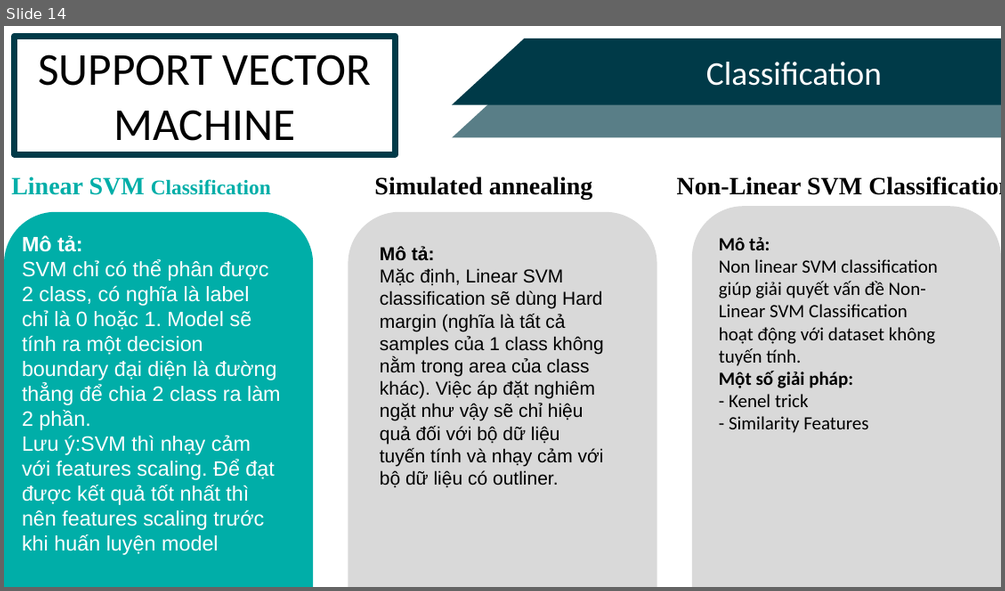
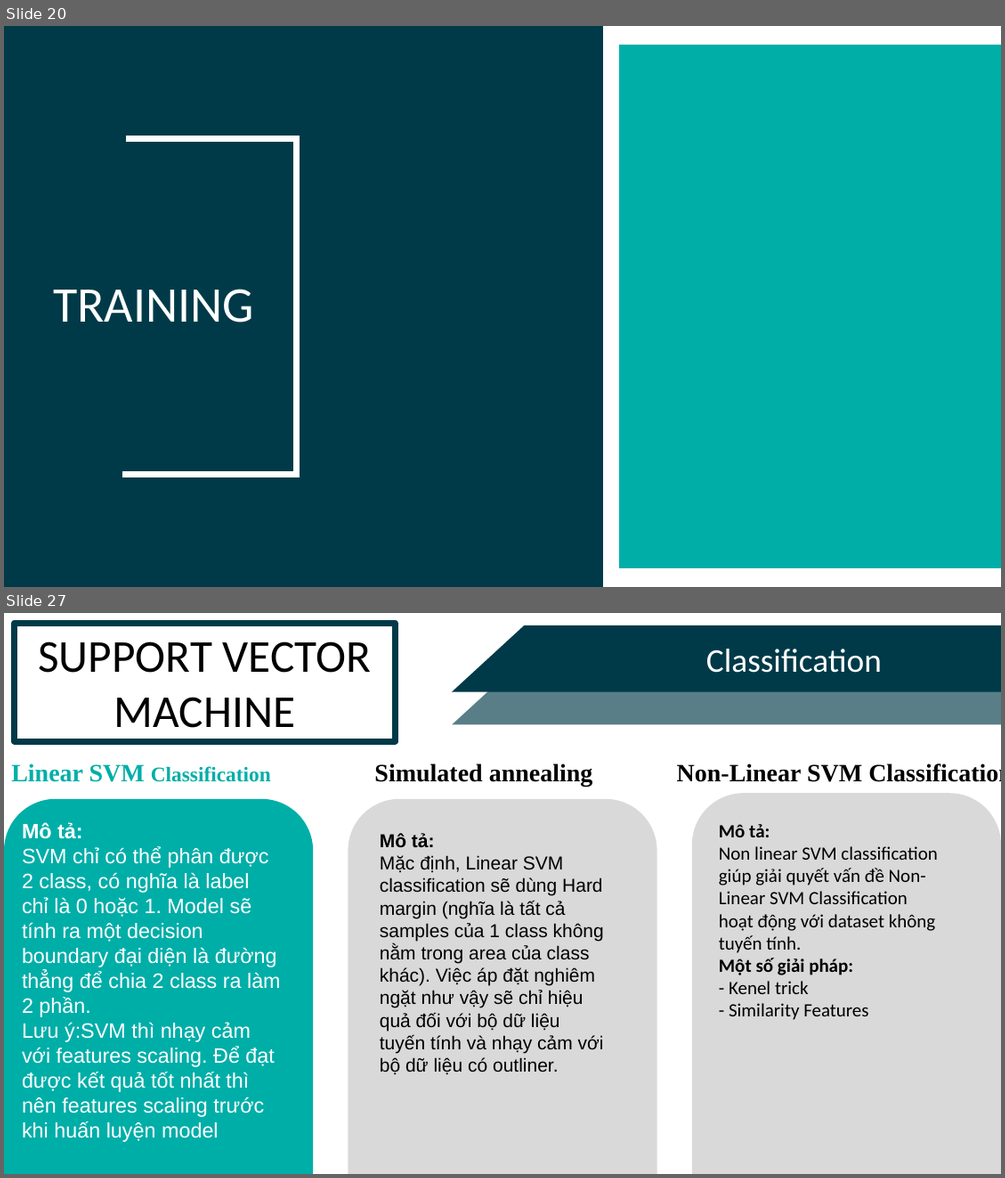
Before and after one commit to leecuongv/RealtimeMaskDetection, a slide deck: Nhom3_BaoCaoCuoiKy.pptx. Shown one above the other, each under a label of ours: slide 14 before the commit, slides 20 and 27 after it; the slides between them are not shown. The pictures are 1005x591 and 1005x1178 pixels, drawn with LibreOffice and Linux fonts; fonts in the diff are those of the drawing. Boxes give left, top, right and bottom in pixels: in the first picture for what was removed or moved away, otherwise in the second. Text is boxed around its words. In the diff, an @@ line names an element or a change of style, - is before the commit and + after.

```diff
--- a/Nhom3_BaoCaoCuoiKy.pptx
+++ b/Nhom3_BaoCaoCuoiKy.pptx
@@ slide 20 added at (4, 26, 1001, 587), background #FFFFFF @@
@@ rectangle added at (4, 26, 603, 587), fill #003A48 @@
@@ rectangle added at (4, 45, 303, 560), fill #003A48 @@
@@ rectangle added at (619, 45, 1001, 568), fill #00AEA8 @@
@@ freeform shape added at (122, 139, 297, 474), outline #FFFFFF 6 pt @@
@@ text added at (53, 289, 254, 322), 48 pt, text #FFFFFF @@
+TRAINING
@@ what was slide 14 is now slide 27 @@
```
Also in this commit, not shown: 3 slides changed, 13 other slides added, 2 other files.
